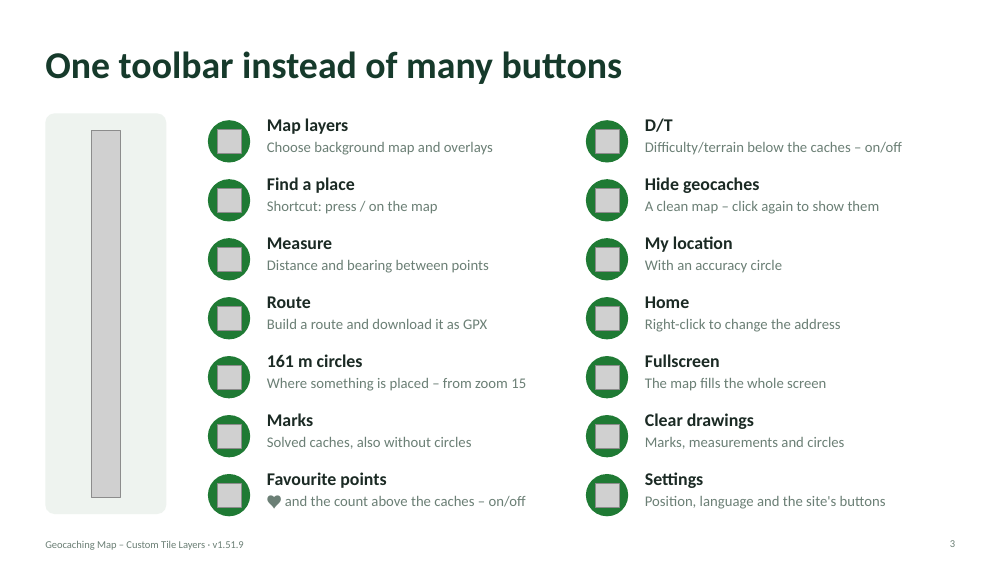
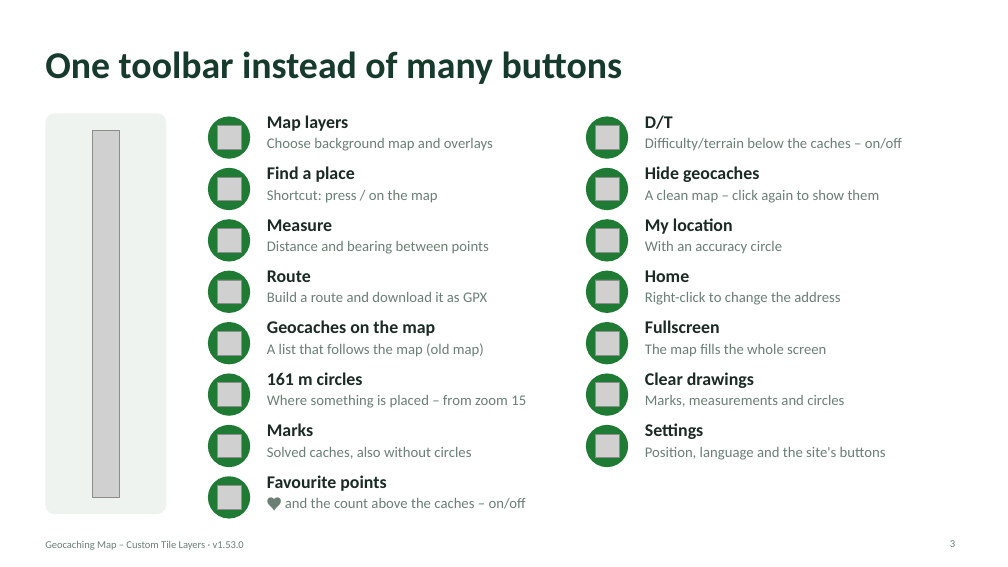
Before and after one commit to knutos/custom-tiles, a slide deck: slide 3 of docs/Geocaching-Map-Custom-Tile-Layers-Presentation.pptx. Drawn at 1008x567 pixels with LibreOffice and Linux fonts; fonts in the diff are those of the drawing; grey boxes stand for pictures. Boxes give left, top, right and bottom in pixels: in the first picture for what was removed or moved away, otherwise in the second. Text is boxed around its words. In the diff, an @@ line names an element or a change of style, - is before the commit and + after.

Commit message:
1.53.0 – New cache list (old map): the geocaches on the map in a list that follows the map, with hover highlight, zoom with a glow and back again, and a button for the cache page. The cache list and the route window sit at the top right or top left of the map (Settings), clear of the side panel; the route window is as narrow as the list.

```diff
--- a/docs/Geocaching-Map-Custom-Tile-Layers-Presentation.pptx
+++ b/docs/Geocaching-Map-Custom-Tile-Layers-Presentation.pptx
@@ text "Map layers": place and size @@
-text "Map layers" at (267,118,493,155)
+text "Map layers" at (267,115,493,151)
@@ 2 pictures, 2 ellipses: place and size @@
-2 pictures, 2 ellipses at (208,120,628,163)
+2 pictures, 2 ellipses at (208,116,628,159)
@@ text "D/T": place and size @@
-text "D/T" at (645,118,902,155)
+text "D/T" at (645,115,902,151)
@@ text "Find a place": place and size @@
-text "Find a place" at (267,177,438,214)
+text "Find a place" at (267,166,438,203)
@@ 2 pictures, 2 ellipses: place and size @@
-2 pictures, 2 ellipses at (208,179,628,222)
+2 pictures, 2 ellipses at (208,168,628,210)
@@ text "Hide geocaches": place and size @@
-text "Hide geocaches" at (645,177,880,214)
+text "Hide geocaches" at (645,166,880,203)
@@ text "Measure": place and size @@
-text "Measure" at (267,237,489,273)
+text "Measure" at (267,219,489,254)
@@ 2 pictures, 2 ellipses: place and size @@
-2 pictures, 2 ellipses at (208,238,628,281)
+2 pictures, 2 ellipses at (208,219,628,262)
@@ text "My location": place and size @@
-text "My location" at (645,236,782,273)
+text "My location" at (645,218,782,254)
@@ text "Route": place and size @@
-text "Route" at (267,296,487,329)
+text "Route" at (267,270,487,302)
@@ text "Home": place and size @@
-text "Home" at (645,296,840,332)
+text "Home" at (645,270,840,305)
@@ ellipse added at (208,271,250,313), fill #1F7A34 @@
@@ picture: place and size @@
-picture at (217,306,240,330)
+picture at (217,280,240,303)
@@ ellipse: place and size @@
-ellipse at (586,474,628,516)
+ellipse at (586,271,628,313)
@@ picture: place and size @@
-picture at (595,306,619,330)
+picture at (595,280,619,303)
@@ ellipse: place and size @@
-ellipse at (208,297,250,340)
+ellipse at (208,322,250,364)
@@ text added at (267,320,484,357), 14 pt, text #6B7F75 @@
+Geocaches on the map
+A list that follows the map (old map)
@@ ellipse: place and size @@
-ellipse at (586,297,628,340)
+ellipse at (586,322,628,364)
@@ text "Fullscreen": place and size @@
-text "Fullscreen" at (645,354,826,391)
+text "Fullscreen" at (645,320,826,357)
@@ picture added at (217,331,240,355) @@
@@ picture: place and size @@
-picture at (595,365,619,389)
+picture at (595,331,619,355)
@@ text "161 m circles": place and size @@
-text "161 m circles" at (267,354,526,391)
+text "161 m circles" at (267,372,526,408)
@@ 2 ellipses, 1 picture: place and size @@
-2 ellipses, 1 picture at (208,356,628,399)
+2 ellipses, 1 picture at (208,374,628,416)
@@ picture: place and size @@
-picture at (595,424,619,448)
+picture at (595,383,619,406)
@@ text "Clear drawings": place and size @@
-text "Clear drawings" at (645,413,844,449)
+text "Clear drawings" at (645,372,844,407)
@@ text "Marks": place and size @@
-text "Marks" at (267,413,471,449)
+text "Marks" at (267,423,471,459)
@@ text "Settings": place and size @@
-text "Settings" at (645,472,886,509)
+text "Settings" at (645,423,886,460)
@@ 2 ellipses, 1 picture: place and size @@
-2 ellipses, 1 picture at (208,415,628,457)
+2 ellipses, 1 picture at (208,425,628,467)
@@ picture: place and size @@
-picture at (595,483,619,507)
+picture at (595,434,619,457)
@@ text at (45,541,244,550): text changed @@
-Geocaching Map – Custom Tile Layers · v1.51.9
+Geocaching Map – Custom Tile Layers · v1.53.0
```
Also in this commit, not shown: 14 other slides changed, 1 slide added, 9 other files.
